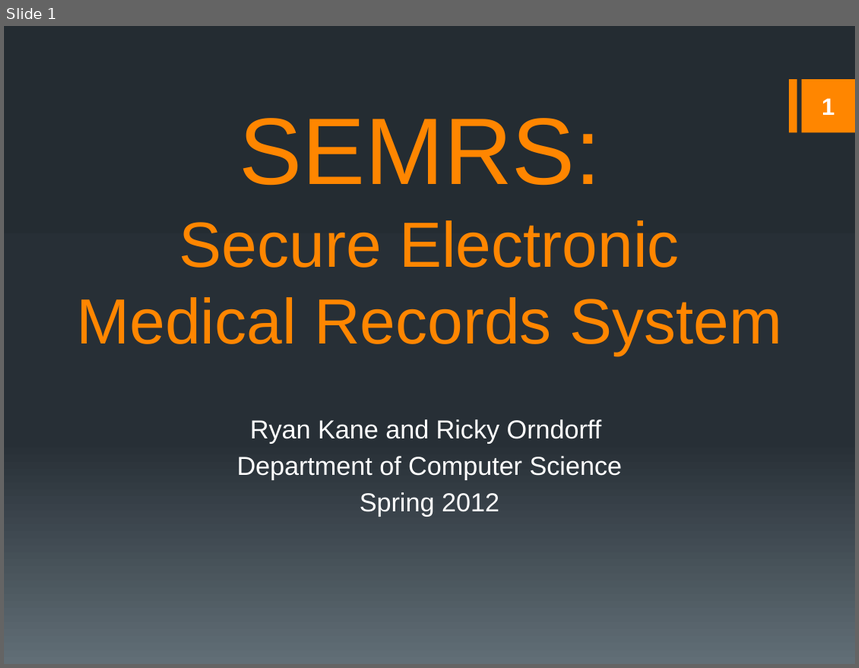
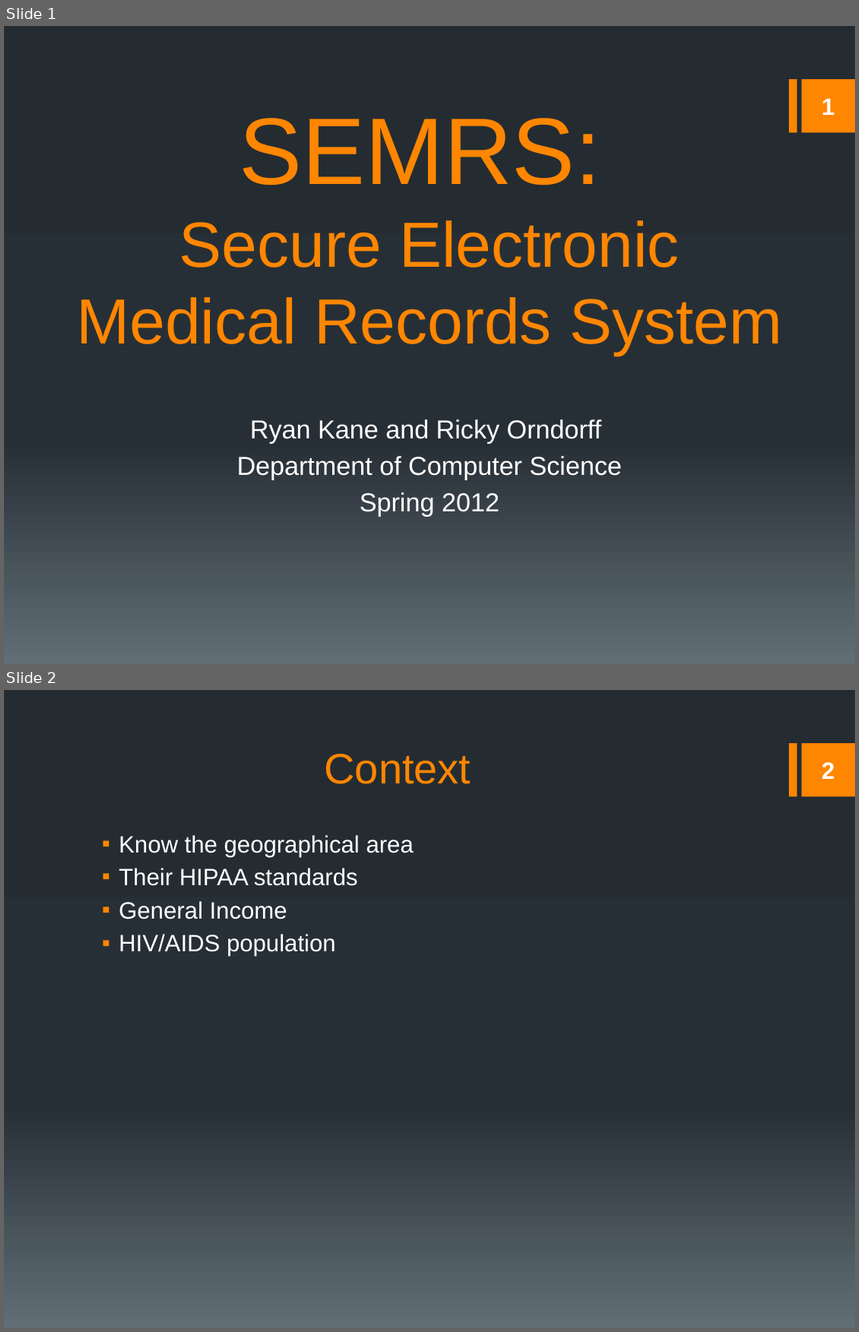
Before and after one commit to rmkane/semrs, a slide deck: Documentation/Final_Presentation.pptx. Shown one above the other, each under a label of ours: slide 1 before the commit, slides 1 and 2 after it. The pictures are 859x668 and 859x1332 pixels, drawn with LibreOffice and Linux fonts; fonts in the diff are those of the drawing. Boxes give left, top, right and bottom in pixels: in the first picture for what was removed or moved away, otherwise in the second. Text is boxed around its words. In the diff, an @@ line names an element or a change of style, - is before the commit and + after.

```diff
--- a/Documentation/Final_Presentation.pptx
+++ b/Documentation/Final_Presentation.pptx
@@ slide 2 added at <box>4,690,855,1328</box>, background gradient #242C33 to #273037 to #636D76; not listed: 2 template elements that a slide beside it also shows @@
@@ title added at <box>324,754,471,784</box>, 36 pt, text #FF8600 @@
+Context
@@ page number added at <box>822,762,835,779</box>, 20 pt, text #FFFFFF, bold @@
+2
@@ text added at <box>119,835,414,957</box>, 20 pt, text #FFFFFF @@
+▪ Know the geographical area
+▪ Their HIPAA standards
+▪ General Income
+▪ HIV/AIDS population
```
Also in this commit, not shown: 8 slides changed, 1 other slide added, 1 other file.
